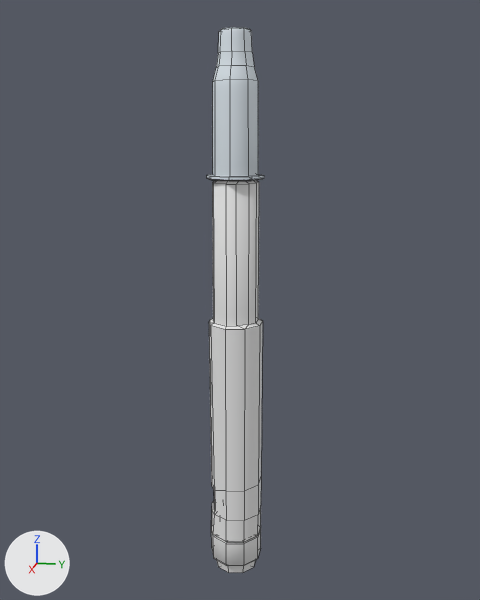
The FBX model care-up/Assets/Resources/Models/insulinPen.fbx as it was, and as the next commit left it.
Rendered twice from a 50 mm camera at (8.68, 1.8, 2.48) aimed at (-0.24, 0.01, 0.25). Every picture has the same lights, and +X, +Y and +Z are marked at lower left. Mesh edges are drawn as thin lines. Where no turn or scale is listed for an object, it has been applied to the vertices.

In view in the first picture: 'INeenle_cap', 'insulinPen', 'insulinPenButton'.
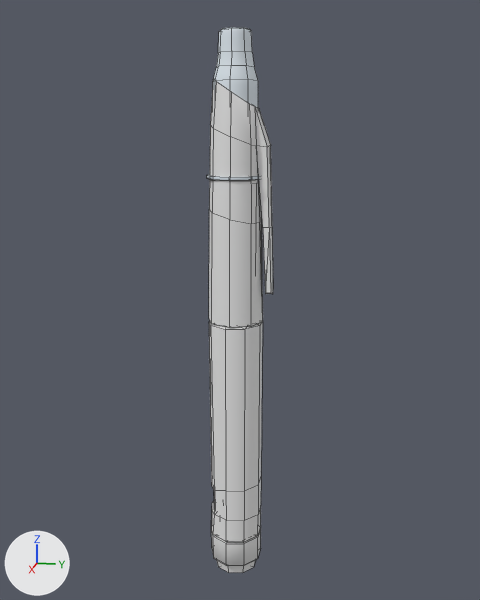
The newer file is also rescaled (x0.01) as a whole; pictures and numbers use the older file's frame.

Where the change shows, as pixel boxes [x1, y1, x2, y2] in the pictures (480 x 600 px):
'insulinPenCap', added
    after: [209, 78, 273, 327]

What the commit changed:
Mesh me_circle_046 is new.
It has 62 vertices, 72 faces and spans x -0.38..0.38, y -0.38..0.52, z 0.01..3.2.
It uses material mat_insulinpen_mat (its picture is missing).
Object 'insulinPenCap' (ob_insulinpencap) is new; it shows me_circle_046.
Its location is (0.0, 0.0, 0.0).
